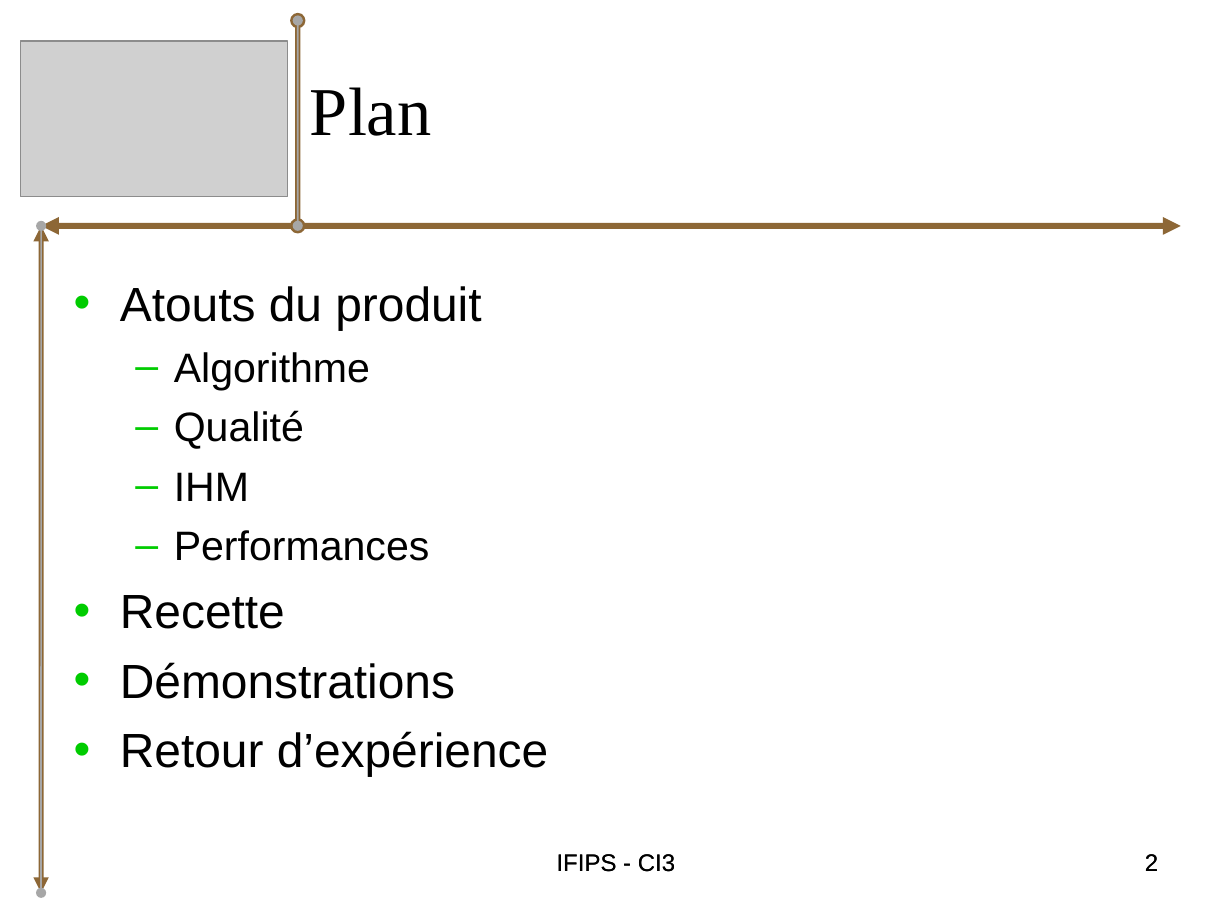
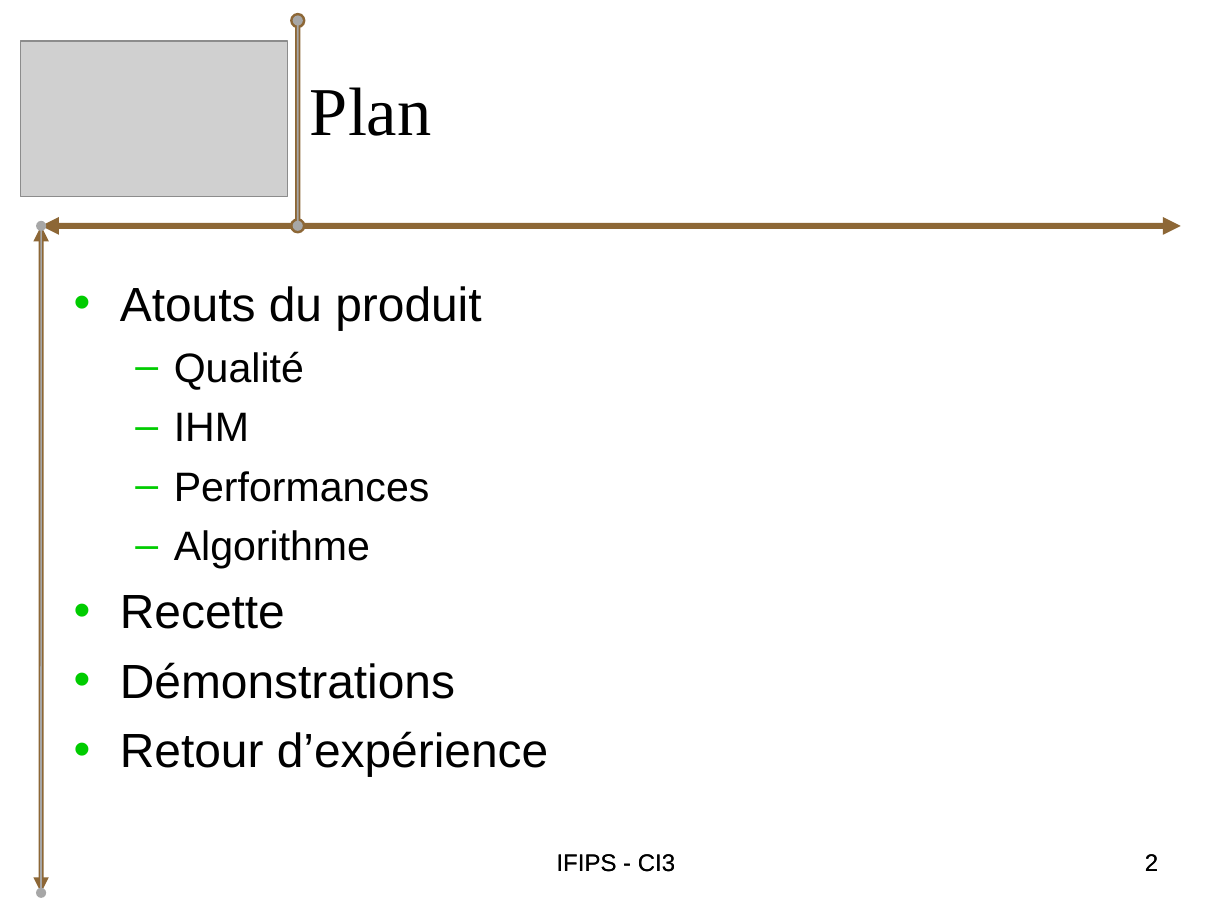
Before and after one commit to bryan-brancotte/projetgl-2008, a slide deck: slide 2 of doc/Soutenance/iGo_Presentation_toPrint.ppt. Drawn at 1232x924 pixels with LibreOffice and Linux fonts; fonts in the diff are those of the drawing; grey boxes stand for pictures. Boxes give left, top, right and bottom in pixels: in the first picture for what was removed or moved away, otherwise in the second. Text is boxed around its words. In the diff, an @@ line names an element or a change of style, - is before the commit and + after.

```diff
--- a/doc/Soutenance/iGo_Presentation_toPrint.ppt
+++ b/doc/Soutenance/iGo_Presentation_toPrint.ppt
@@ text at [174,352,370,390]: paragraph removed @@
-  – Algorithme
@@ text at [174,530,370,569]: paragraph added @@
+  – Algorithme
```
Also in this commit, not shown: 28 other slides changed, 1 slide added, 1 slide removed, 1 other file.
